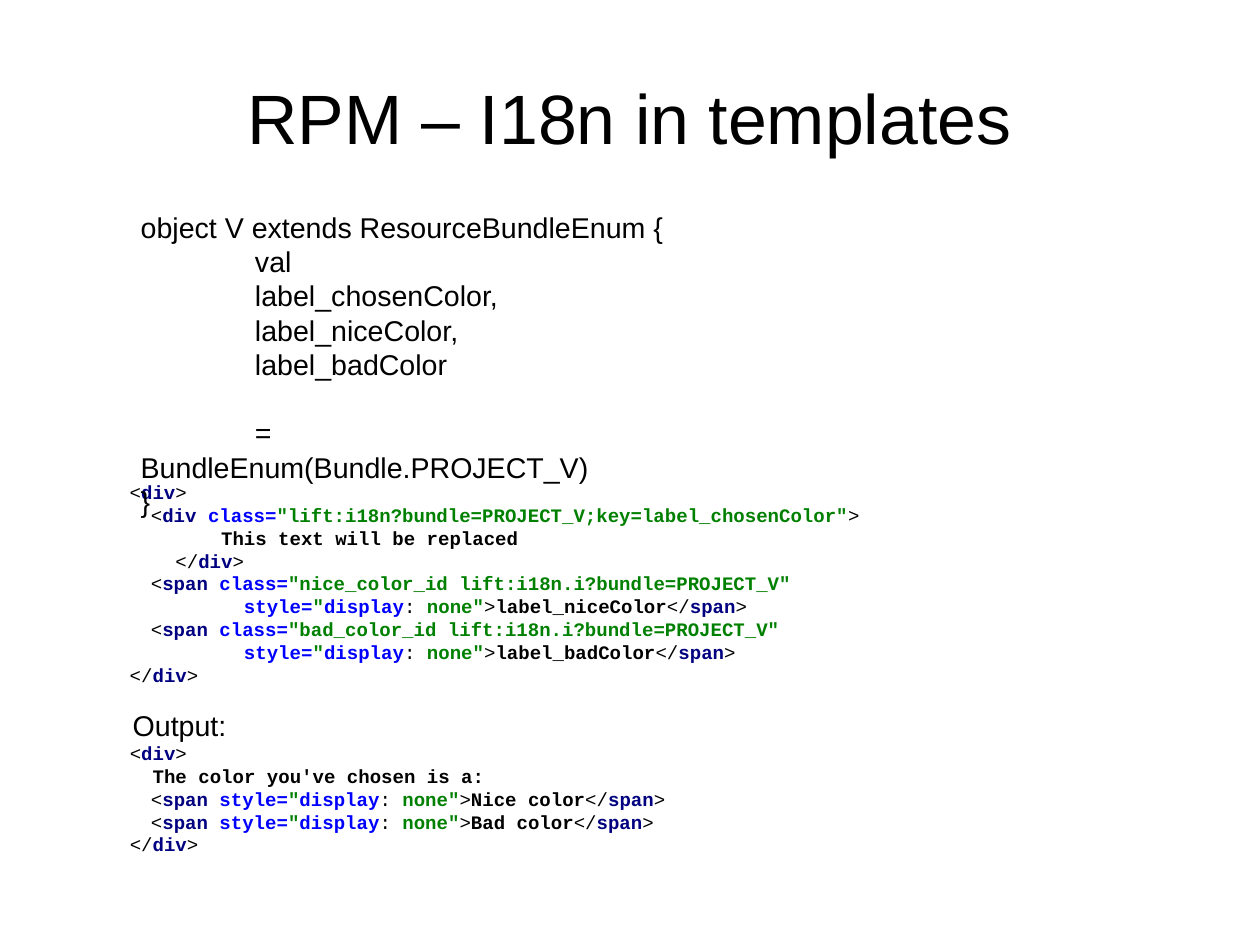
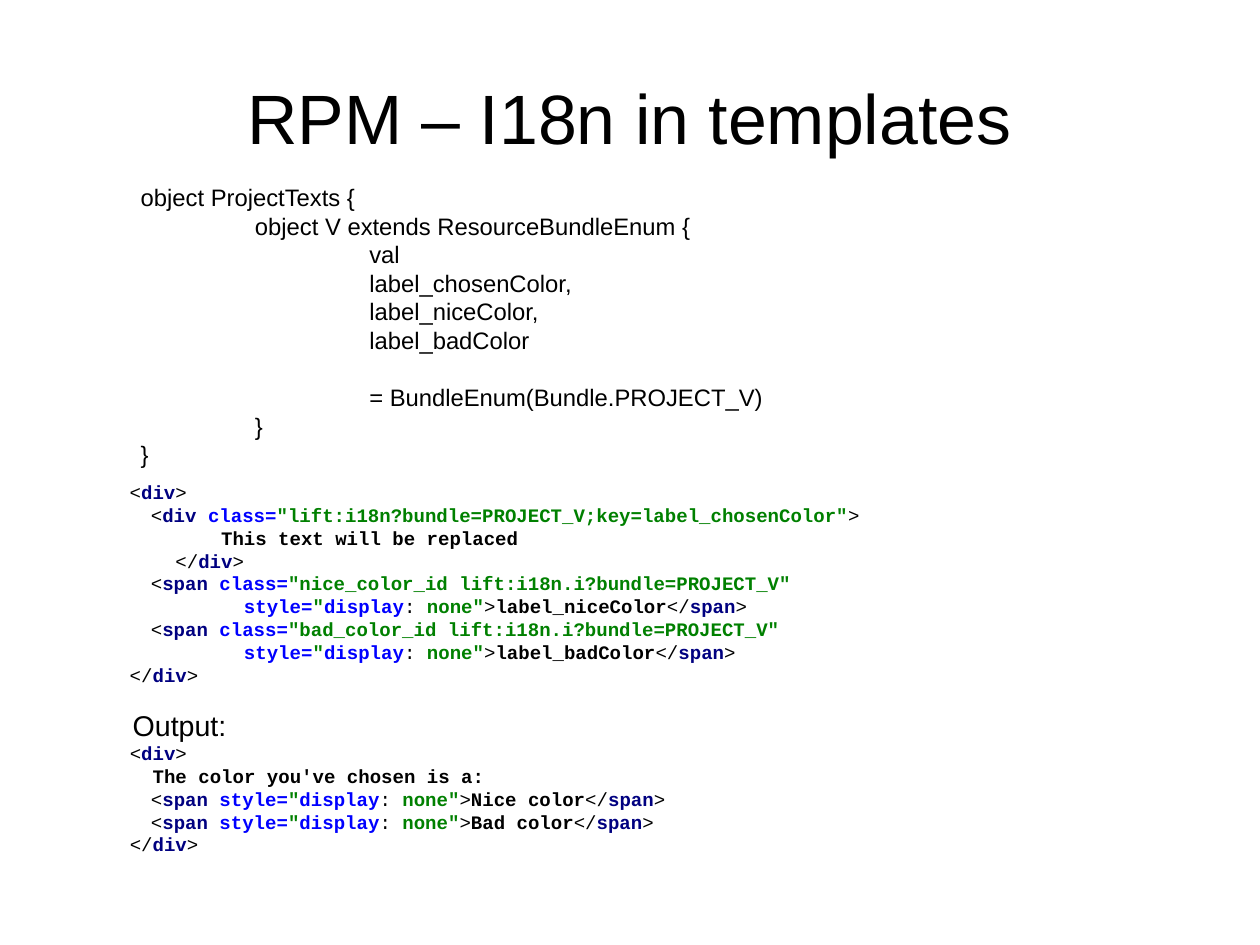
Before and after one commit to andreak/slol-2011, a slide deck: slide 32 of Scala-LiftOff-2011-lift-from-jee-perspective.odp (slide 33 before the commit). Drawn at 1260x945 pixels with LibreOffice and Linux fonts; fonts in the diff are those of the drawing. Boxes give left, top, right and bottom in pixels: in the first picture for what was removed or moved away, otherwise in the second. Text is boxed around its words. In the diff, an @@ line names an element or a change of style, - is before the commit and + after.

```diff
--- a/Scala-LiftOff-2011-lift-from-jee-perspective.odp
+++ b/Scala-LiftOff-2011-lift-from-jee-perspective.odp
@@ text at (141, 188, 763, 411): paragraph added @@
+}
@@ text "object ProjectTexts {": place and size @@
-text "object ProjectTexts {" at (141, 217, 646, 483)
+text "object ProjectTexts {" at (141, 188, 763, 411)
@@ text at (141, 188, 341, 211): paragraph added @@
+object ProjectTexts {
@@ text at (255, 217, 763, 411): size 18 to 15 pt in "object V extends ResourceBundleEnum {", "val", "label_chosenColor,", "label_niceColor," and 3 more places @@
```
Also in this commit, not shown: 5 other slides changed, 1 slide added, 1 slide removed.
